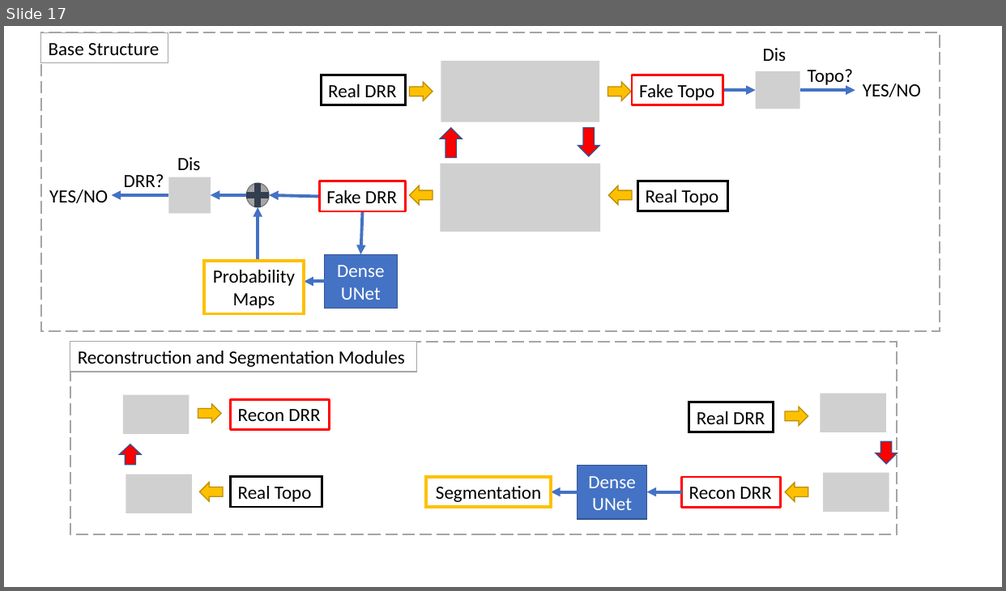
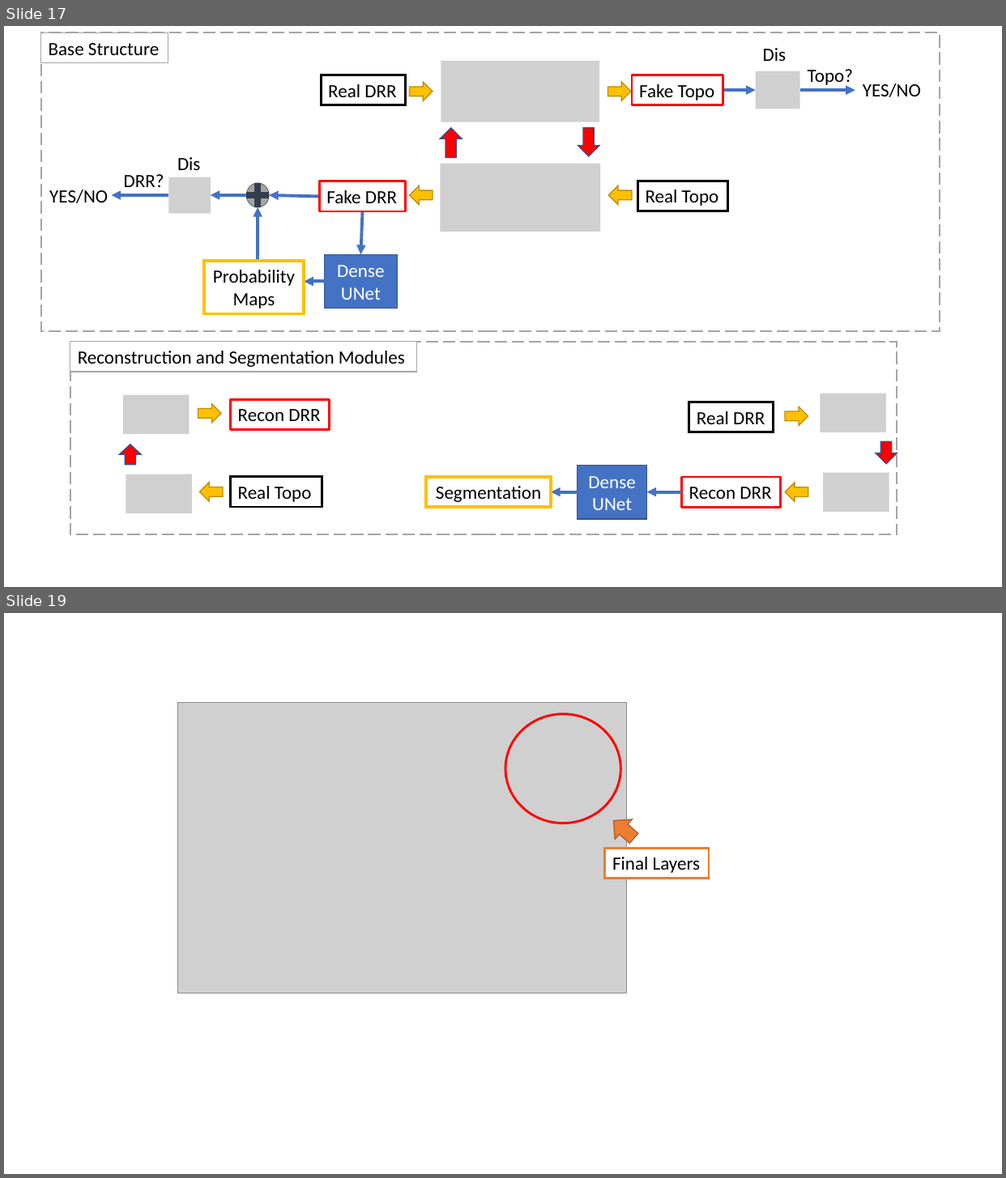
Before and after one commit to peterz1991/Introduction-to-Deep-Learning, a slide deck: generate_imgs.pptx. Shown one above the other, each under a label of ours: slide 17 before the commit, slides 17 and 19 after it; the slides between them are not shown. The pictures are 1006x591 and 1006x1178 pixels, drawn with LibreOffice and Linux fonts; fonts in the diff are those of the drawing; grey boxes stand for pictures. Boxes give left, top, right and bottom in pixels: in the first picture for what was removed or moved away, otherwise in the second. Text is boxed around its words. In the diff, an @@ line names an element or a change of style, - is before the commit and + after.

```diff
--- a/generate_imgs.pptx
+++ b/generate_imgs.pptx
@@ slide 19 added at (x1=4, y1=613, x2=1002, y2=1174), background #FFFFFF @@
@@ picture added at (x1=177, y1=703, x2=627, y2=994) @@
@@ ellipse added at (x1=505, y1=714, x2=621, y2=824), outline #FF0000 2.25 pt @@
@@ down arrow added at (x1=605, y1=811, x2=642, y2=848), fill #ED7D31, outline #AF5C24 1 pt @@
@@ rectangle added at (x1=605, y1=848, x2=710, y2=878), fill #FFFFFF, outline #ED7D31 2.25 pt, 18 pt, text #000000 @@
+Final Layers
```
Also in this commit, not shown: 2 other slides added, 11 other files.
